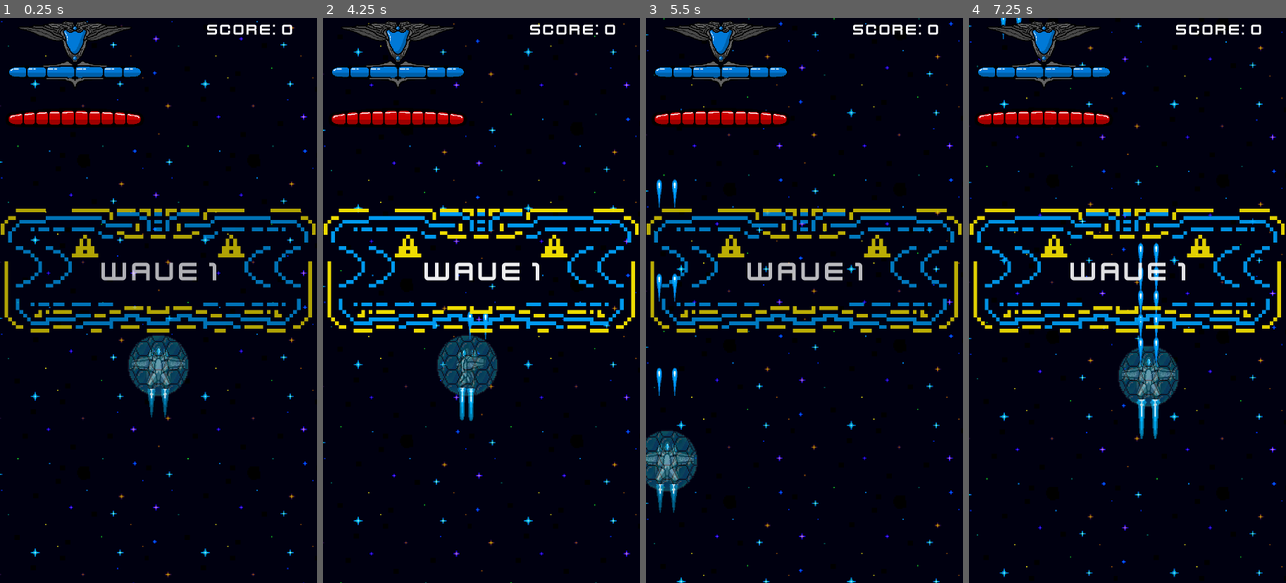
Above: before the commit, frames 1-4 (left to right).
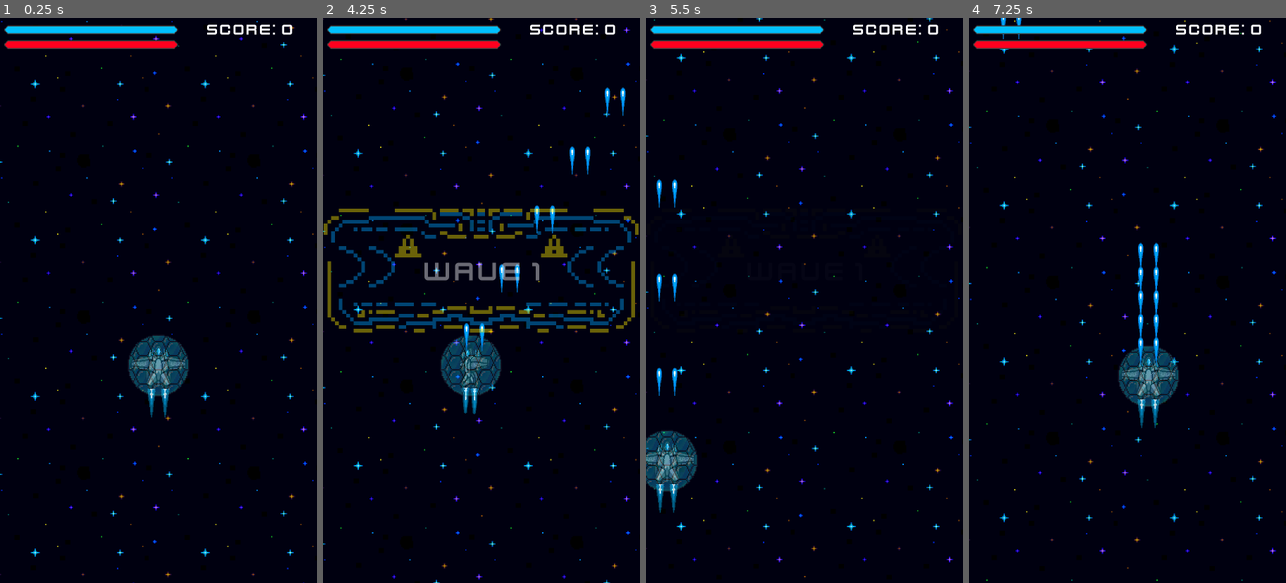
Above: after the commit, the same moments.

Repository: MichaelG-DTE/Final-Godot-DTE-Assessment-Game-Github
Game: Godot game, scene res://Scenes/level_one.tscn
Two runs of this game, one before a commit and one after it. Both use one fixed random seed, a clock stepped at 60 frames per second and the inputs below.
Inputs (mouse positions are in pixels of both pictures, inside the frame that each line leads up to):
- Up to frame 1 (0.25 s): no input
- Up to frame 2 (4.25 s): move the mouse to (551, 272) at 0.52 s; press the mouse at (551, 272) at 0.53 s; hold D (Right) 0.53-1.28 s; move the mouse to (418, 328) at 1.27 s; release the mouse at (418, 328) at 1.28 s; hold S (Down) 1.28-2.03 s; click (418, 328) at 1.35 s; move the mouse to (513, 176) at 2.02 s; press the mouse at (513, 176) at 2.03 s; hold D (Right) 2.03-2.78 s; move the mouse to (465, 413) at 2.77 s; release the mouse at (465, 413) at 2.78 s; hold W (Up) 2.78-3.53 s; click (465, 413) at 2.85 s; move the mouse to (576, 385) at 3.52 s; press the mouse at (576, 385) at 3.53 s; hold A (Left) from 3.53 s (still down); tap R (Reset) at 4.15 s
- Up to frame 3 (5.5 s): move the mouse to (709, 215) at 4.27 s; release the mouse at (709, 215) at 4.28 s; click (709, 215) at 4.35 s; move the mouse to (820, 300) at 5.02 s; release A (Left) at 5.03 s; press the mouse at (820, 300) at 5.03 s; hold S (Down) from 5.03 s (still down)
- Up to frame 4 (7.25 s): move the mouse to (1079, 159) at 5.77 s; release S (Down) at 5.78 s; release the mouse at (1079, 159) at 5.78 s; hold D (Right) 5.78-6.53 s; click (1079, 159) at 5.85 s; move the mouse to (1197, 272) at 6.52 s; press the mouse at (1197, 272) at 6.53 s; hold W (Up) from 6.53 s (still down)

The runs differ from the first frame. In frame 1, 9.2% of the frame differs, in the area x 0-100%, y 0-56%; in frame 2, 12%, in the area x 0-100%, y 0-100%; in frame 3, 11%; in frame 4, 11%.

Commit message:
Added proper Health and shield bars that work, adde missile asset and scene, begun missile script. Fixed some minor errors and bugs, gave collectables function and proper spawning.

Diff:
--- /dev/null
+++ b/Scenes/HealthBar.tscn
@@ -0,0 +1,23 @@
+[gd_scene load_steps=3 format=3 uid="uid://clbakaiyc3qut"]
+
+[ext_resource type="Texture2D" uid="uid://d3sdcgjkno5oh" path="res://Assets/Game Assets/BarProgress_sprite_1.png" id="1_gkvg6"]
+[ext_resource type="Texture2D" uid="uid://bw6p4qamiigw8" path="res://Assets/Game Assets/BarBorder_sprite_1.png" id="2_jhxnx"]
+
+[node name="HealthBar" type="TextureProgressBar"]
+offset_left = 14.0
+offset_top = 13.0
+offset_right = 507.0
+offset_bottom = 38.0
+max_value = 10.0
+value = 7.0
+nine_patch_stretch = true
+stretch_margin_left = 9
+stretch_margin_top = 9
+stretch_margin_right = 9
+stretch_margin_bottom = 9
+texture_under = ExtResource("1_gkvg6")
+texture_over = ExtResource("2_jhxnx")
+texture_progress = ExtResource("1_gkvg6")
+tint_under = Color(0, 0, 0, 1)
+tint_over = Color(0.243569, 0.243569, 0.243569, 1)
+tint_progress = Color(1, 0, 0.121569, 1)
--- a/Scenes/enemy_shield.tscn
+++ b/Scenes/enemy_shield.tscn
@@ -14,7 +14,7 @@
 script = ExtResource("1_q5160")
 
 [node name="EnemyShield" type="Sprite2D" parent="."]
-modulate = Color(1, 1, 1, 0.701961)
+modulate = Color(1, 1, 1, 0.568627)
 texture = ExtResource("2_g37hf")
 
 [node name="CollisionShape2D" type="CollisionShape2D" parent="."]
--- a/Scenes/hud.tscn
+++ b/Scenes/hud.tscn
@@ -1,108 +1,9 @@
-[gd_scene load_steps=14 format=3 uid="uid://bxku0qlg6n3ny"]
+[gd_scene load_steps=5 format=3 uid="uid://bxku0qlg6n3ny"]
 
 [ext_resource type="Script" path="res://Scripts/HUD.gd" id="1_jma6v"]
 [ext_resource type="FontFile" uid="uid://curv7mnfbfjud" path="res://Assets/Game Assets/kenvector_future.ttf" id="2_yfgnw"]
-[ext_resource type="Texture2D" uid="uid://bdjh8os3wvcqc" path="res://Assets/Game Assets/Player/New Health Bar.png" id="4_ppd8s"]
-[ext_resource type="Texture2D" uid="uid://cjwcsr46m6s3m" path="res://Assets/Game Assets/Player/Updated Shield Bar(1).png" id="5_gfjk7"]
-
-[sub_resource type="AtlasTexture" id="AtlasTexture_bygo6"]
-atlas = ExtResource("5_gfjk7")
-region = Rect2(0, 0, 313, 200)
-
-[sub_resource type="AtlasTexture" id="AtlasTexture_ipoc0"]
-atlas = ExtResource("5_gfjk7")
-region = Rect2(313, 0, 313, 200)
-
-[sub_resource type="AtlasTexture" id="AtlasTexture_nuedp"]
-atlas = ExtResource("5_gfjk7")
-region = Rect2(0, 200, 313, 200)
-
-[sub_resource type="AtlasTexture" id="AtlasTexture_2juv6"]
-atlas = ExtResource("5_gfjk7")
-region = Rect2(313, 200, 313, 200)
-
-[sub_resource type="AtlasTexture" id="AtlasTexture_rgjtw"]
-atlas = ExtResource("5_gfjk7")
-region = Rect2(0, 400, 313, 200)
-
-[sub_resource type="AtlasTexture" id="AtlasTexture_3tosf"]
-atlas = ExtResource("5_gfjk7")
-region = Rect2(313, 400, 313, 200)
-
-[sub_resource type="AtlasTexture" id="AtlasTexture_m5h67"]
-atlas = ExtResource("5_gfjk7")
-region = Rect2(0, 600, 313, 200)
-
-[sub_resource type="AtlasTexture" id="AtlasTexture_mfqph"]
-atlas = ExtResource("5_gfjk7")
-region = Rect2(313, 600, 313, 200)
-
-[sub_resource type="SpriteFrames" id="SpriteFrames_xpoh8"]
-animations = [{
-"frames": [{
-"duration": 1.0,
-"texture": SubResource("AtlasTexture_bygo6")
-}],
-"loop": false,
-"name": &"Down0",
-"speed": 5.0
-}, {
-"frames": [{
-"duration": 1.0,
-"texture": SubResource("AtlasTexture_ipoc0")
-}],
-"loop": false,
-"name": &"Down1",
-"speed": 5.0
-}, {
-"frames": [{
-"duration": 1.0,
-"texture": SubResource("AtlasTexture_nuedp")
-}],
-"loop": false,
-"name": &"Down2",
-"speed": 5.0
-}, {
-"frames": [{
-"duration": 1.0,
-"texture": SubResource("AtlasTexture_2juv6")
-}],
-"loop": false,
-"name": &"Down3",
-"speed": 5.0
-}, {
-"frames": [{
-"duration": 1.0,
-"texture": SubResource("AtlasTexture_rgjtw")
-}],
-"loop": false,
-"name": &"Down4",
-"speed": 5.0
-}, {
-"frames": [{
-"duration": 1.0,
-"texture": SubResource("AtlasTexture_3tosf")
-}],
-"loop": false,
-"name": &"Down5",
-"speed": 5.0
-}, {
-"frames": [{
-"duration": 1.0,
-"texture": SubResource("AtlasTexture_m5h67")
-}],
-"loop": false,
-"name": &"Down6",
-"speed": 5.0
-}, {
-"frames": [{
-"duration": 1.0,
-"texture": SubResource("AtlasTexture_mfqph")
-}],
-"loop": false,
-"name": &"Down7",
-"speed": 5.0
-}]
+[ext_resource type="PackedScene" uid="uid://43oeh6c1hywj" path="res://Scenes/texture_progress_bar.tscn" id="3_2q4kj"]
+[ext_resource type="PackedScene" uid="uid://clbakaiyc3qut" path="res://Scenes/HealthBar.tscn" id="4_f305r"]
 
 [node name="HUD" type="Control"]
 layout_mode = 3
@@ -127,16 +28,16 @@
 text = "Score: 9999"
 horizontal_alignment = 1
 
-[node name="NewHealthBar" type="Sprite2D" parent="."]
-position = Vector2(212.094, 284.019)
-scale = Vector2(1.30562, 1.30562)
-texture = ExtResource("4_ppd8s")
-hframes = 2
-vframes = 6
+[node name="ShieldBar" parent="." instance=ExtResource("3_2q4kj")]
+layout_mode = 0
+offset_left = 12.0
+offset_top = 21.0
+offset_right = 505.0
+offset_bottom = 46.0
 
-[node name="ShieldBarDepletion" type="AnimatedSprite2D" parent="."]
-position = Vector2(212.775, 139)
-scale = Vector2(1.35, 1.35)
-sprite_frames = SubResource("SpriteFrames_xpoh8")
-animation = &"Down0"
-autoplay = "Down0"
+[node name="HealthBar" parent="." instance=ExtResource("4_f305r")]
+layout_mode = 0
+offset_left = 12.0
+offset_top = 63.0
+offset_right = 505.0
+offset_bottom = 88.0
--- a/Scenes/level_complete_screen.tscn
+++ b/Scenes/level_complete_screen.tscn
@@ -17,9 +17,9 @@
 font = ExtResource("1_gxgfr")
 font_size = 40
 
-[sub_resource type="LabelSettings" id="LabelSettings_l4sfo"]
+[sub_resource type="LabelSettings" id="LabelSettings_m1oeq"]
 font = ExtResource("1_gxgfr")
-font_size = 55
+font_size = 50
 
 [node name="LevelCompleteScreen" type="Control"]
 layout_mode = 3
@@ -84,20 +84,13 @@
 vertical_alignment = 1
 
 [node name="Score" type="Label" parent="Panel"]
-layout_mode = 1
-anchors_preset = 8
-anchor_left = 0.5
-anchor_top = 0.5
-anchor_right = 0.5
-anchor_bottom = 0.5
-offset_left = -224.0
-offset_top = -82.0
-offset_right = 222.0
-offset_bottom = -19.0
-grow_horizontal = 2
-grow_vertical = 2
+layout_mode = 0
+offset_left = 145.0
+offset_top = 261.0
+offset_right = 553.0
+offset_bottom = 318.0
 text = "Score: 9999"
-label_settings = SubResource("LabelSettings_l4sfo")
+label_settings = SubResource("LabelSettings_m1oeq")
 horizontal_alignment = 1
 vertical_alignment = 1
 
--- a/Scenes/level_one.tscn
+++ b/Scenes/level_one.tscn
@@ -78,10 +78,10 @@
 tracks/0/interp = 1
 tracks/0/loop_wrap = true
 tracks/0/keys = {
-"times": PackedFloat32Array(0, 0.75, 1.5, 2.3, 3.15, 3.9, 4.7, 5.5, 6.25, 6.95),
-"transitions": PackedFloat32Array(1, 1, 1, 1, 1, 1, 1, 1, 1, 1),
-"update": 0,
-"values": [Color(1, 1, 1, 1), Color(1, 1, 1, 0), Color(1, 1, 1, 1), Color(1, 1, 1, 0), Color(1, 1, 1, 1), Color(1, 1, 1, 0), Color(1, 1, 1, 1), Color(1, 1, 1, 0), Color(1, 1, 1, 1), Color(1, 1, 1, 0)]
+"times": PackedFloat32Array(-0.05, 2.3, 3.15, 3.9, 4.7, 5.5, 6.25, 6.95),
+"transitions": PackedFloat32Array(1, 1, 1, 1, 1, 1, 1, 1),
+"update": 0,
+"values": [Color(1, 1, 1, 0), Color(1, 1, 1, 0), Color(1, 1, 1, 1), Color(1, 1, 1, 0), Color(1, 1, 1, 1), Color(1, 1, 1, 0), Color(1, 1, 1, 1), Color(1, 1, 1, 0)]
 }
 tracks/1/type = "value"
 tracks/1/imported = false
@@ -90,10 +90,10 @@
 tracks/1/interp = 1
 tracks/1/loop_wrap = true
 tracks/1/keys = {
-"times": PackedFloat32Array(0, 0.75, 1.5, 2.3, 3.15, 3.9, 4.7, 5.5, 6.25, 6.95),
-"transitions": PackedFloat32Array(1, 1, 1, 1, 1, 1, 1, 1, 1, 1),
-"update": 0,
-"values": [Color(1, 1, 1, 1), Color(1, 1, 1, 0), Color(1, 1, 1, 1), Color(1, 1, 1, 0), Color(1, 1, 1, 1), Color(1, 1, 1, 0), Color(1, 1, 1, 1), Color(1, 1, 1, 0), Color(1, 1, 1, 1), Color(1, 1, 1, 0)]
+"times": PackedFloat32Array(-0.05, 2.3, 3.15, 3.9, 4.7, 5.5, 6.25, 6.95),
+"transitions": PackedFloat32Array(1, 1, 1, 1, 1, 1, 1, 1),
+"update": 0,
+"values": [Color(1, 1, 1, 0), Color(1, 1, 1, 0), Color(1, 1, 1, 1), Color(1, 1, 1, 0), Color(1, 1, 1, 1), Color(1, 1, 1, 0), Color(1, 1, 1, 1), Color(1, 1, 1, 0)]
 }
 
 [sub_resource type="AnimationLibrary" id="AnimationLibrary_t0qlg"]
@@ -232,6 +232,8 @@
 
 [node name="enemy_container" type="Node2D" parent="."]
 
+[node name="collectables_container" type="Node2D" parent="."]
+
 [node name="EnemySpawnTimer" type="Timer" parent="."]
 wait_time = 0.5
 autostart = true
--- a/Scenes/level_three.tscn
+++ b/Scenes/level_three.tscn
@@ -14,5 +14,5 @@
 wave3 = Array[PackedScene]([ExtResource("6_fwvvf"), ExtResource("4_i0jv6"), ExtResource("3_8suaa"), ExtResource("2_mpa76"), ExtResource("7_3ac77"), ExtResource("5_2y4no")])
 level = 3
 
-[node name="EnemySpawnTimer" parent="." index="7"]
+[node name="EnemySpawnTimer" parent="." index="8"]
 wait_time = 0.3
--- /dev/null
+++ b/Scenes/missile.tscn
@@ -0,0 +1,55 @@
+[gd_scene load_steps=8 format=3 uid="uid://ctx2jg2u13m28"]
+
+[ext_resource type="Script" path="res://Scripts/missile.gd" id="1_6uxb5"]
+[ext_resource type="Texture2D" uid="uid://bgdwnuj4anj0c" path="res://Assets/Game Assets/Player/MissileThruster(1).png" id="1_ngnqj"]
+[ext_resource type="Texture2D" uid="uid://dlixg56hg1kag" path="res://Assets/Game Assets/Player/Missile.png" id="2_5gncn"]
+
+[sub_resource type="AtlasTexture" id="AtlasTexture_mvb4l"]
+atlas = ExtResource("1_ngnqj")
+region = Rect2(0, 0, 600, 420)
+
+[sub_resource type="AtlasTexture" id="AtlasTexture_djgkm"]
+atlas = ExtResource("1_ngnqj")
+region = Rect2(0, 420, 600, 420)
+
+[sub_resource type="SpriteFrames" id="SpriteFrames_ctk2i"]
+animations = [{
+"frames": [{
+"duration": 1.0,
+"texture": SubResource("AtlasTexture_mvb4l")
+}, {
+"duration": 1.0,
+"texture": SubResource("AtlasTexture_djgkm")
+}],
+"loop": true,
+"name": &"Thruster",
+"speed": 5.0
+}]
+
+[sub_resource type="RectangleShape2D" id="RectangleShape2D_yadky"]
+size = Vector2(72, 166)
+
+[node name="Missile" type="Area2D"]
+script = ExtResource("1_6uxb5")
+
+[node name="Thrusters" type="AnimatedSprite2D" parent="."]
+position = Vector2(0, 166.446)
+scale = Vector2(0.5, 0.5)
+sprite_frames = SubResource("SpriteFrames_ctk2i")
+animation = &"Thruster"
+autoplay = "Thruster"
+frame_progress = 0.623307
+
+[node name="Sprite2D" type="Sprite2D" parent="."]
+texture = ExtResource("2_5gncn")
+
+[node name="CollisionShape2D" type="CollisionShape2D" parent="."]
+position = Vector2(0, -1)
+shape = SubResource("RectangleShape2D_yadky")
+
+[node name="VisibleOnScreenNotifier2D" type="VisibleOnScreenNotifier2D" parent="."]
+position = Vector2(2.98023e-08, 119)
+scale = Vector2(3.45, 1)
+
+[connection signal="area_entered" from="." to="." method="_on_area_entered"]
+[connection signal="screen_exited" from="VisibleOnScreenNotifier2D" to="." method="_on_visible_on_screen_notifier_2d_screen_exited"]
--- a/Scenes/shielded_xantarian_heavy_support_craft.tscn
+++ b/Scenes/shielded_xantarian_heavy_support_craft.tscn
@@ -6,5 +6,5 @@
 [node name="Xantarian Heavy Support Craft" instance=ExtResource("1_q4q03")]
 
 [node name="EnemyShield" parent="." index="8" instance=ExtResource("2_3583t")]
-position = Vector2(0, -16)
+position = Vector2(0, -7)
 scale = Vector2(1.71779, 1.71779)
--- a/Scenes/shielded_xantarian_skimmer.tscn
+++ b/Scenes/shielded_xantarian_skimmer.tscn
@@ -6,4 +6,4 @@
 [node name="Xantarian Skimmer" instance=ExtResource("1_ukjpx")]
 
 [node name="EnemyShield" parent="." index="9" instance=ExtResource("2_wify2")]
-position = Vector2(-1, -1)
+position = Vector2(-5.96046e-08, 4)
--- /dev/null
+++ b/Scenes/texture_progress_bar.tscn
@@ -0,0 +1,23 @@
+[gd_scene load_steps=3 format=3 uid="uid://43oeh6c1hywj"]
+
+[ext_resource type="Texture2D" uid="uid://d3sdcgjkno5oh" path="res://Assets/Game Assets/BarProgress_sprite_1.png" id="1_7hit1"]
+[ext_resource type="Texture2D" uid="uid://bw6p4qamiigw8" path="res://Assets/Game Assets/BarBorder_sprite_1.png" id="2_m0tyl"]
+
+[node name="ShieldBar" type="TextureProgressBar"]
+offset_left = 14.0
+offset_top = 13.0
+offset_right = 507.0
+offset_bottom = 38.0
+max_value = 7.0
+value = 7.0
+nine_patch_stretch = true
+stretch_margin_left = 9
+stretch_margin_top = 9
+stretch_margin_right = 9
+stretch_margin_bottom = 9
+texture_under = ExtResource("1_7hit1")
+texture_over = ExtResource("2_m0tyl")
+texture_progress = ExtResource("1_7hit1")
+tint_under = Color(0, 0, 0, 1)
+tint_over = Color(0.243569, 0.243569, 0.243569, 1)
+tint_progress = Color(0, 0.752941, 1, 1)
--- a/Scenes/xantarian_fightercraft.tscn
+++ b/Scenes/xantarian_fightercraft.tscn
@@ -137,7 +137,6 @@
 collision_layer = 2
 collision_mask = 5
 script = ExtResource("1_an2bu")
-hp = 3
 
 [node name="AnimationPlayer" type="AnimationPlayer" parent="."]
 libraries = {
--- a/Scenes/xantarian_heavy_support.tscn
+++ b/Scenes/xantarian_heavy_support.tscn
@@ -137,7 +137,6 @@
 collision_mask = 5
 script = ExtResource("1_sygy0")
 speed = 200
-hp = 4
 
 [node name="AnimationPlayer" type="AnimationPlayer" parent="."]
 libraries = {
--- a/Scripts/GameOverScreen.gd
+++ b/Scripts/GameOverScreen.gd
@@ -1,5 +1,4 @@
 extends Control
-
 
 func _on_quit_button_pressed():
 	get_tree().quit()
--- a/Scripts/HUD.gd
+++ b/Scripts/HUD.gd
@@ -2,6 +2,5 @@
 
 func _process(delta):
 	$Score.text = "Score: " + str(GlobalVar.score)
-
-func shield_depletion(Shield):
-	pass
+	$ShieldBar.value = GlobalVar.shield_health
+	$HealthBar.value = GlobalVar.health
--- /dev/null
+++ b/Scripts/ProgressBar.gd
@@ -0,0 +1,11 @@
+extends ProgressBar
+
+
+var parent
+var max_value_amount
+var min_value_amount
+
+func _ready():
+	parent = get_parent()
+	max_value_amount = parent.health_max
+	min_value_amount = parent.health_min
--- a/Scripts/health_collectable.gd
+++ b/Scripts/health_collectable.gd
@@ -10,4 +10,6 @@
 
 func _on_body_entered(body):
 	if body is Player:
+		if GlobalVar.health < 10:
+			GlobalVar.health += 1
 		queue_free()
--- a/Scripts/level_complete_screen.gd
+++ b/Scripts/level_complete_screen.gd
@@ -13,5 +13,6 @@
 func _on_quit_game_pressed():
 	get_tree().quit()
 
+
 func set_score(score):
 	$Panel/Score.text = "Score: " + str(GlobalVar.score)
--- a/Scripts/level_one.gd
+++ b/Scripts/level_one.gd
@@ -7,6 +7,7 @@
 @onready var player_spawn_pos = $PlayerSpawnPos
 @onready var laser_container = $laser_container
 @onready var enemy_container = $enemy_container
+@onready var cc = $collectables_container
 @onready var hud = $UI_Layer/HUD
 @onready var gos = $UI_Layer/GameOverScreen
 @onready var lcs = $UI_Layer/LevelCompleteScreen
@@ -21,11 +22,13 @@
 func _ready():
 	player = get_tree().get_first_node_in_group("players")
 	assert(player!=null)
+	GlobalVar.shield_health = 7
+	GlobalVar.health = 10
 	player.global_position = Vector2(screensize.x / 2, player_spawn_pos.global_position.y)
 	player.laser_shot.connect(_on_player_laser_shot)
 	player.killed.connect(_on_player_killed)
 	$EnemySpawnTimer.stop()
-	if  waves == 3:
+	if waves == 3:
 		$UI_Layer/HUD/WaveWarning.visible = true
 		$UI_Layer/HUD/Wave1.visible = true
 		$UI_Layer/HUD/WaveFlashing.play("WarningFlashing")
@@ -35,13 +38,9 @@
 		$UI_Layer/HUD/Wave1.visible = false
 		$EnemySpawnTimer.start()
 
-#Why would you quit such an amazing game tho?
 func _process(_delta):
 	if Input.is_action_just_pressed("Quit"):
 		get_tree().quit()
-	elif Input.is_action_just_pressed("Reset"):
-		GlobalVar.score = 0
-		get_tree().reload_current_scene()
 
 #shootin lasars in dis house
 func _on_player_laser_shot(laser_scene, location):
@@ -68,6 +67,7 @@
 		enemy_container.add_child(e)
 	elif waves == 0:
 			print("level finished")
+			lcs.set_score(GlobalVar.score)
 			await get_tree().create_timer(2.25).timeout
 			lcs.visible = true
 
@@ -79,7 +79,7 @@
 func _on_player_killed():
 	print("game over")
 	gos.set_score(GlobalVar.score)
-	await get_tree().create_timer(3.25).timeout
+	await get_tree().create_timer(2.25).timeout
 	gos.visible = true
 
 func _on_end_of_wave_timeout():
@@ -108,5 +108,6 @@
 	else:
 		if waves == 0:
 			print("level finished")
+			lcs.set_score(GlobalVar.score)
 			await get_tree().create_timer(3.25).timeout
 			lcs.visible = true
--- /dev/null
+++ b/Scripts/missile.gd
@@ -0,0 +1,16 @@
+extends Area2D
+
+@export var speed = -850
+@export var damage = 2
+
+#The missile knows where it is, because it knows where it isn't
+func _physics_process(delta):
+	global_position.y += speed * delta
+
+func _on_visible_on_screen_notifier_2d_screen_exited():
+	queue_free()
+
+func _on_area_entered(area):
+	if area is Enemy or Enemy2 or Enemy3:
+		area.take_damage(damage)
+		queue_free()
--- a/Scripts/player_shield.gd
+++ b/Scripts/player_shield.gd
@@ -1,11 +1,17 @@
 class_name Shield extends Area2D
-
-@export var shield_health = 7
 
 func take_damage(amount):
 	GlobalVar.shield_health -= 1
+
+func _process(delta):
 	if GlobalVar.shield_health <= 0:
 		set_deferred("monitorable", false)
 		set_deferred("monitoring", false)
 		$".".visible = false
 		$CollisionShape2D.disabled = true
+	else:
+		if GlobalVar.shield_health >= 1:
+			set_deferred("monitorable", true)
+			set_deferred("monitoring", true)
+			$".".visible= true
+			$CollisionShape2D.disabled = false
--- a/Scripts/shield_collectable.gd
+++ b/Scripts/shield_collectable.gd
@@ -10,5 +10,6 @@
 
 func _on_body_entered(body):
 	if body is Player:
-		GlobalVar.shield_health += 1
+		if GlobalVar.shield_health < 7:
+			GlobalVar.shield_health += 1
 		queue_free()
--- a/Scripts/xantarian_fightercraft.gd
+++ b/Scripts/xantarian_fightercraft.gd
@@ -3,9 +3,13 @@
 signal killed(score)
 
 var bullet_scene =  preload("res://Scenes/enemy_laser.tscn")
+var health_scene = preload("res://Scenes/health_collectable.tscn")
+var shield_scene = preload("res://Scenes/shield_collectable.tscn")
 
 @export var speed = 350
-@export var hp = 2
+@export var hp = 3
+var health_max = 3
+var health_min = 0
 @export var damage = 1
 @export var points = 100
 
@@ -13,7 +17,16 @@
 	global_position.y += speed * delta
 
 func die():
-	queue_free()
+	if randf() >= 0.5:
+		if randf() >= 0.5:
+			var h = health_scene.instantiate()
+			get_tree().root.add_child(h)
+			h.global_position = $".".global_position
+		else:
+			var s = shield_scene.instantiate()
+			get_tree().root.add_child(s)
+			s.global_position = $".".global_position
+	set_deferred("monitoring", false)
 
 func _on_body_entered(body):
 	if body is Player:
@@ -41,7 +54,8 @@
 		$ShootTimer.queue_free()
 		$AnimationPlayer.play("Explosion")
 		killed.emit(points)
+		die()
 		await $AnimationPlayer.animation_finished
 		$Explosion.visible = false
 		set_deferred("monitoring", false)
-		die()
+		queue_free()
--- a/Scripts/xantarian_heavy_support.gd
+++ b/Scripts/xantarian_heavy_support.gd
@@ -3,9 +3,13 @@
 signal killed(score)
 
 var bullet_scene =  preload("res://Scenes/enemy_laser.tscn")
+var health_scene = preload("res://Scenes/health_collectable.tscn")
+var shield_scene = preload("res://Scenes/shield_collectable.tscn")
 
 @export var speed = 150
-@export var hp = 3
+@export var hp = 4
+var health_max = 4
+var health_min = 0
 @export var damage = 1
 @export var points = 150
 
@@ -13,7 +17,16 @@
 	global_position.y += speed * delta
 
 func die():
-	queue_free()
+	if randf() >= 0.5:
+		if randf() >= 0.5:
+			var h = health_scene.instantiate()
+			get_tree().root.add_child(h)
+			h.global_position = $".".global_position
+		else:
+			var s = shield_scene.instantiate()
+			get_tree().root.add_child(s)
+			s.global_position = $".".global_position
+	set_deferred("monitoring", false)
 
 func _on_shoot_timer_timeout():
 	var b = bullet_scene.instantiate()
@@ -42,7 +55,8 @@
 		$ShootTimer.queue_free()
 		$AnimationPlayer.play("Explosion")
 		killed.emit(points)
+		die()
 		await $AnimationPlayer.animation_finished
 		$Explosion.visible = false
 		set_deferred("monitoring", false)
-		die()
+		queue_free()
--- a/Scripts/xantarian_skimmer.gd
+++ b/Scripts/xantarian_skimmer.gd
@@ -3,9 +3,14 @@
 signal killed(score)
 
 var bullet_scene = preload("res://Scenes/enemy_laser.tscn")
+var health_scene = preload("res://Scenes/health_collectable.tscn")
+var shield_scene = preload("res://Scenes/shield_collectable.tscn")
+
 
 @export var speed = 500
 @export var hp = 1
+var health_max = 1
+var health_min = 0
 @export var damage = 1
 @export var points = 50
 @export var rate_of_fire = 1
@@ -19,7 +24,16 @@
 	global_position.y += speed * delta
 
 func die():
-	queue_free()
+	if randf() >= 0.5:
+		if randf() >= 0.5:
+			var h = health_scene.instantiate()
+			get_tree().root.add_child(h)
+			h.global_position = $".".global_position
+		else:
+			var s = shield_scene.instantiate()
+			get_tree().root.add_child(s)
+			s.global_position = $".".global_position
+	set_deferred("monitoring", false)
 
 func _on_body_entered(body):
 	if body is Player:
@@ -53,7 +67,7 @@
 		$ShootTimer.queue_free()
 		$AnimationPlayer.play("Explosion")
 		killed.emit(points)
+		die()
 		await $AnimationPlayer.animation_finished
 		$Explosion.visible = false
-		set_deferred("monitoring", false)
-		die()
+		queue_free()
Binary file added: Assets/Game Assets/BarBorder_sprite_1.png
Not shown, added: Assets/Game Assets/BarBorder_sprite_1.png.import
Binary file added: Assets/Game Assets/BarProgress_sprite_1.png
Not shown, added: Assets/Game Assets/BarProgress_sprite_1.png.import
Binary file added: Assets/Game Assets/Player/Missile.png
Not shown, added: Assets/Game Assets/Player/Missile.png.import
Binary file added: Assets/Game Assets/Player/MissileThruster(1).png
Not shown, added: Assets/Game Assets/Player/MissileThruster(1).png.import
Binary file added: Assets/Game Assets/Player/MissileThruster.png
Not shown, added: Assets/Game Assets/Player/MissileThruster.png.import
Not shown: 1 places in Scenes/laser.tscn that only renumber resources
